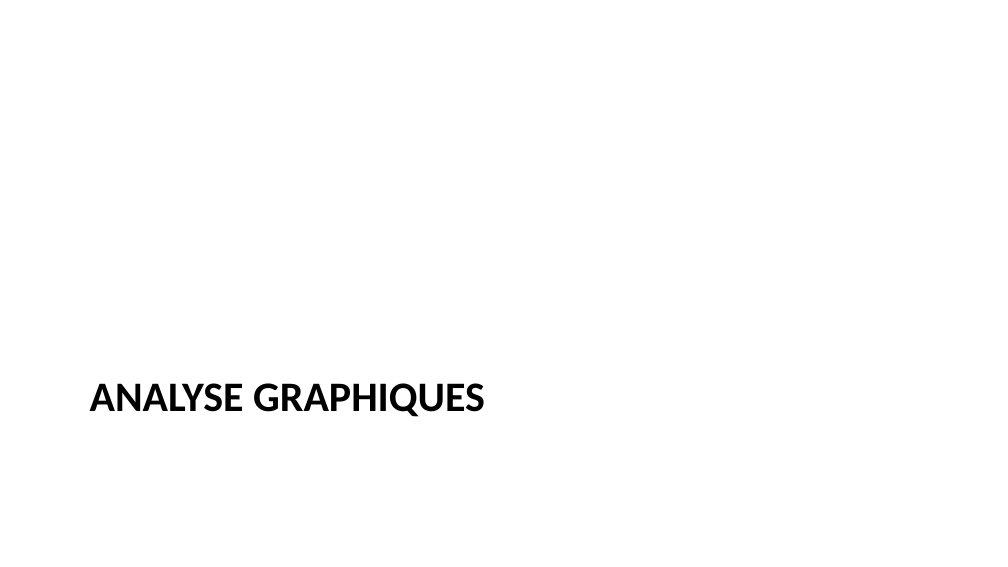
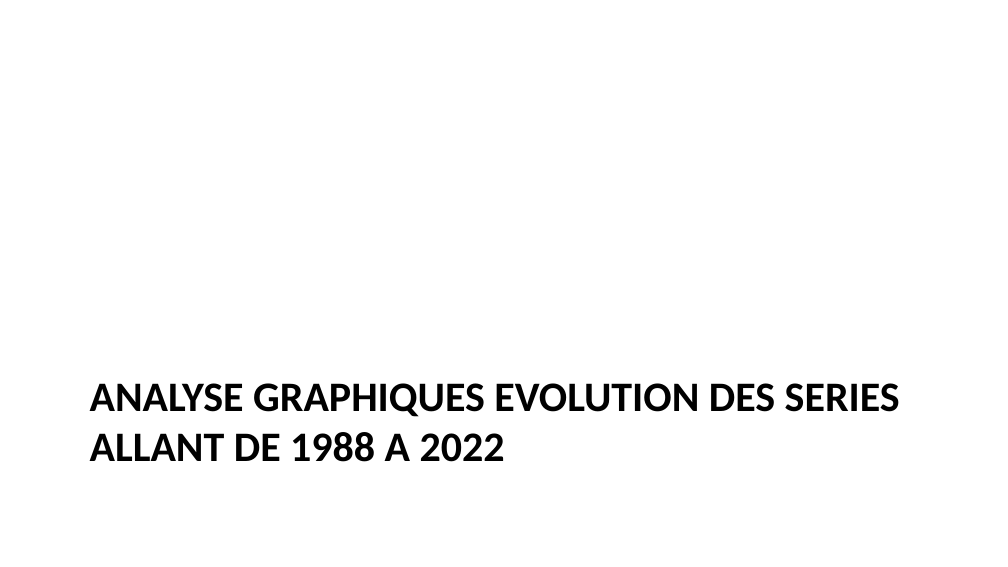
Before and after one commit to AD0791/Presentation_thesis, a slide deck: slide 7 of modele_presentation.pptx. Drawn at 1008x567 pixels with LibreOffice and Linux fonts; fonts in the diff are those of the drawing. Boxes give left, top, right and bottom in pixels: in the first picture for what was removed or moved away, otherwise in the second. Text is boxed around its words. In the diff, an @@ line names an element or a change of style, - is before the commit and + after.

Commit message:
close graphique analysis , onto descriptive

```diff
--- a/modele_presentation.pptx
+++ b/modele_presentation.pptx
@@ title at bbox=[90, 383, 900, 462]: text changed @@
-ANALYSE GRAPHIQUES
+ANALYSE GRAPHIQUES EVOLUTION DES SERIES ALLANT DE 1988 A 2022
```
Also in this commit, not shown: 17 slides added, 2 slides removed, 1 other file.
